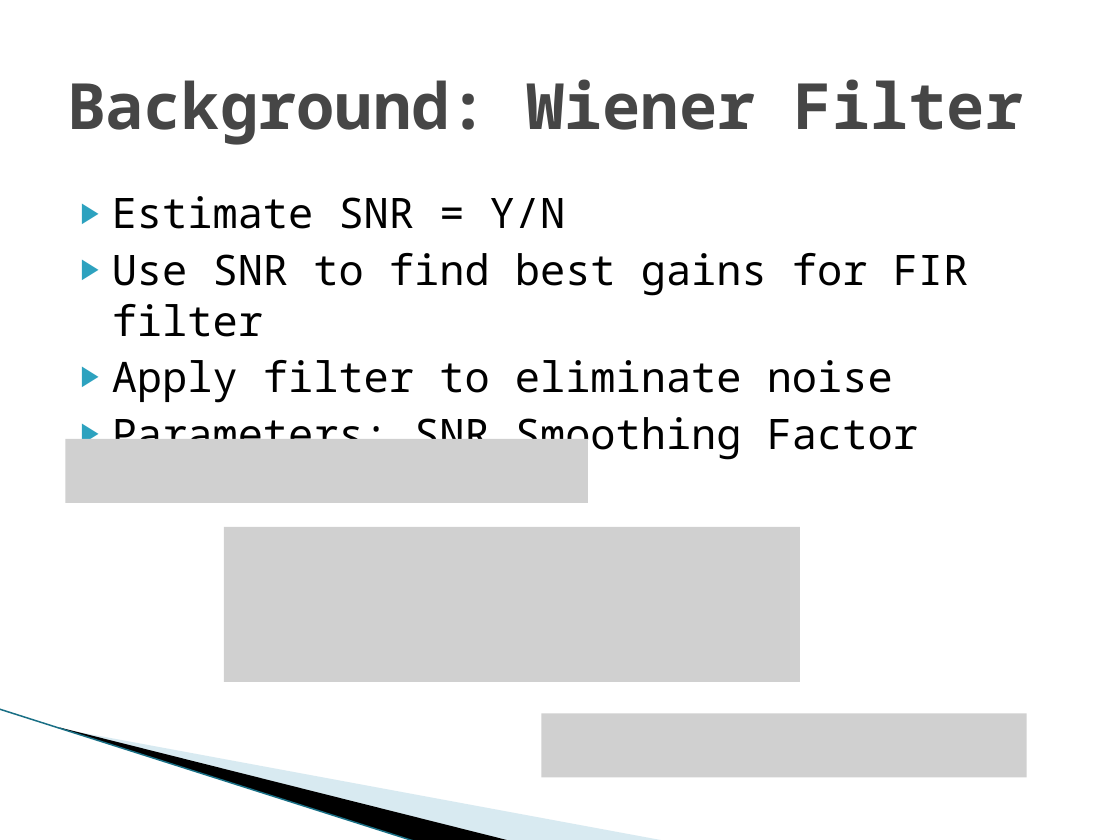
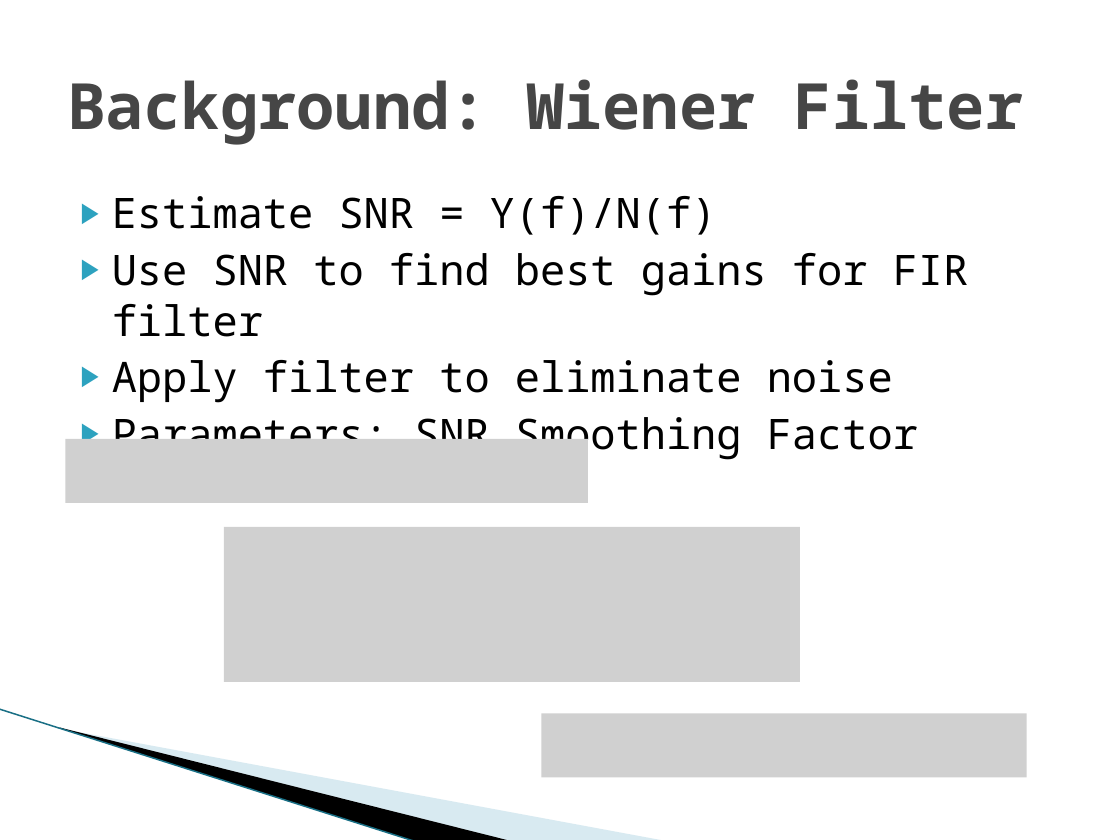
Before and after one commit to vfasburg/cse_848, a slide deck: slide 6 of project/848_Project_Presentation_Fasburg_Thomas.pptx. Drawn at 1120x840 pixels with LibreOffice and Linux fonts; fonts in the diff are those of the drawing; grey boxes stand for pictures; background and template pictures are left out. Boxes give left, top, right and bottom in pixels: in the first picture for what was removed or moved away, otherwise in the second. Text is boxed around its words. In the diff, an @@ line names an element or a change of style, - is before the commit and + after.

Commit message:
updated slides

```diff
--- a/project/848_Project_Presentation_Fasburg_Thomas.pptx
+++ b/project/848_Project_Presentation_Fasburg_Thomas.pptx
@@ text at [112,196,717,235]: text changed @@
-▶ Estimate SNR = Y/N
+▶ Estimate SNR = Y(f)/N(f)
```
